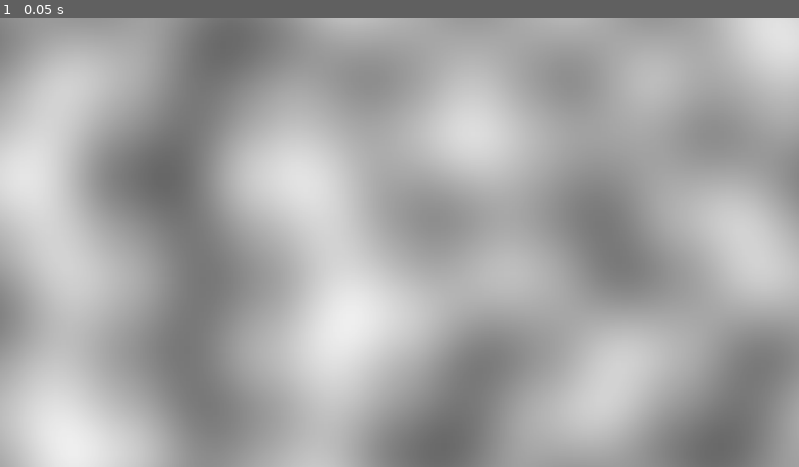
Above: before the commit, frame 1.
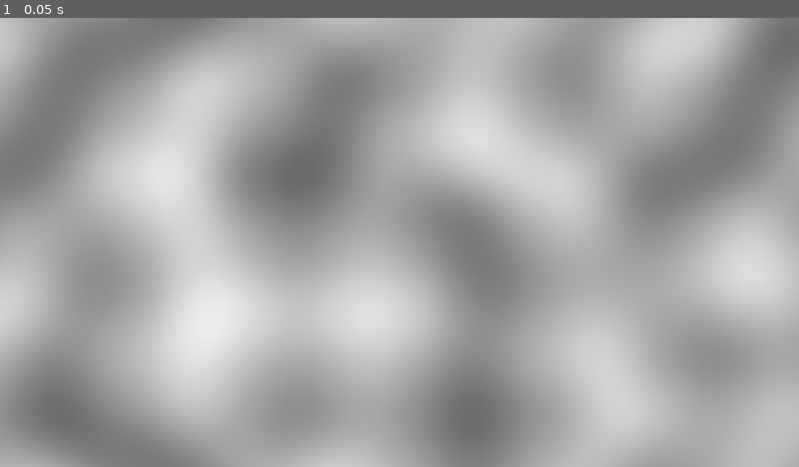
Above: after the commit, the same moment.

Repository: jneisen/PerlinNoiseGen
Game: Godot game, scene res://generator.tscn
Same seed, same stepped clock (60 frames per second), same inputs: the game is played once before the commit and once after it.
Inputs:
- Up to frame 1 (0.05 s): no input

The runs differ from the first frame. In frame 1, 49% of the frame differs, in the area x 0-100%, y 0-100%.

Commit message:
was accidentally using a permutation table orders of magnitude larger than necessary

Diff:
--- a/perlin_noise_generator.gd
+++ b/perlin_noise_generator.gd
@@ -10,7 +10,7 @@
 var _texture : Texture2D
 var _packed_byte_array : PackedByteArray # will store the image data
 var rng = RandomNumberGenerator.new()
-var permutation# = MakePermutation()
+var permutation
 
 func _ready():
 	rng.seed = seed_val
@@ -65,10 +65,10 @@
 
 func MakePermutation():
 	var _permutation = []
-	for x in range(0, SIZE * SIZE):
+	for x in (SIZE):
 		_permutation.push_back(x)
 	_permutation = Shuffle(_permutation)
-	for x in range(0, SIZE * SIZE):
+	for x in (SIZE):
 		_permutation.push_back(_permutation[x])
 	return _permutation
 
@@ -84,7 +84,7 @@
 		return Vector2(-1.0, -1.0)
 
 func Shuffle(arrayToShuffle):
-	for e in range(0, SIZE * SIZE - 1):
+	for e in range(0, SIZE - 1):
 		var index = round(rng.randf() * e - 1)
 		var temp = arrayToShuffle[e]
 
Binary file changed: perlin_noise2.png
